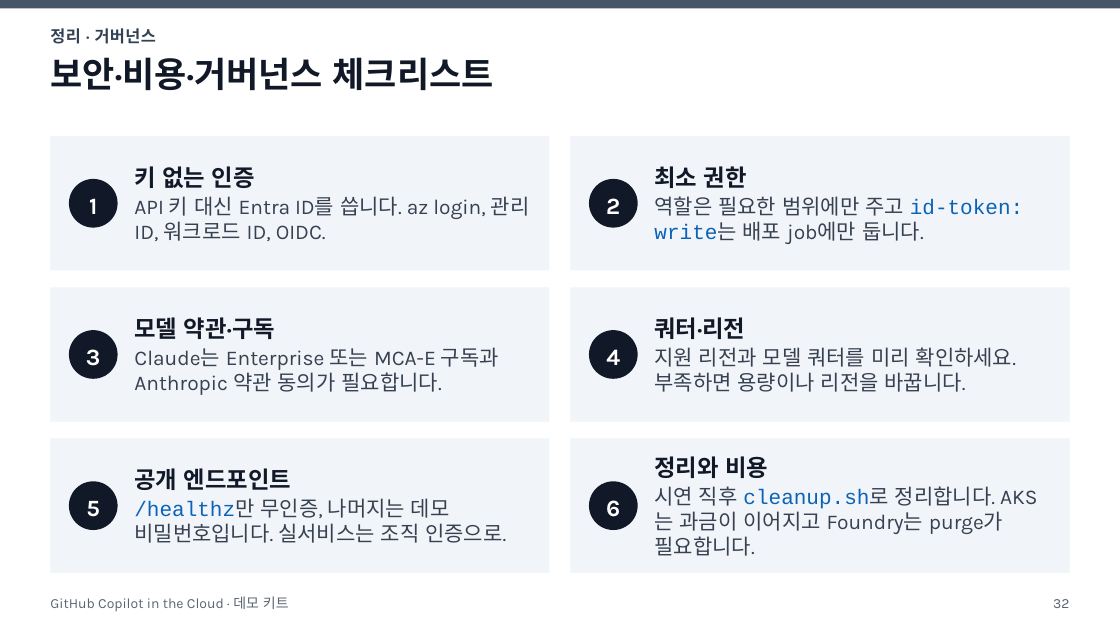
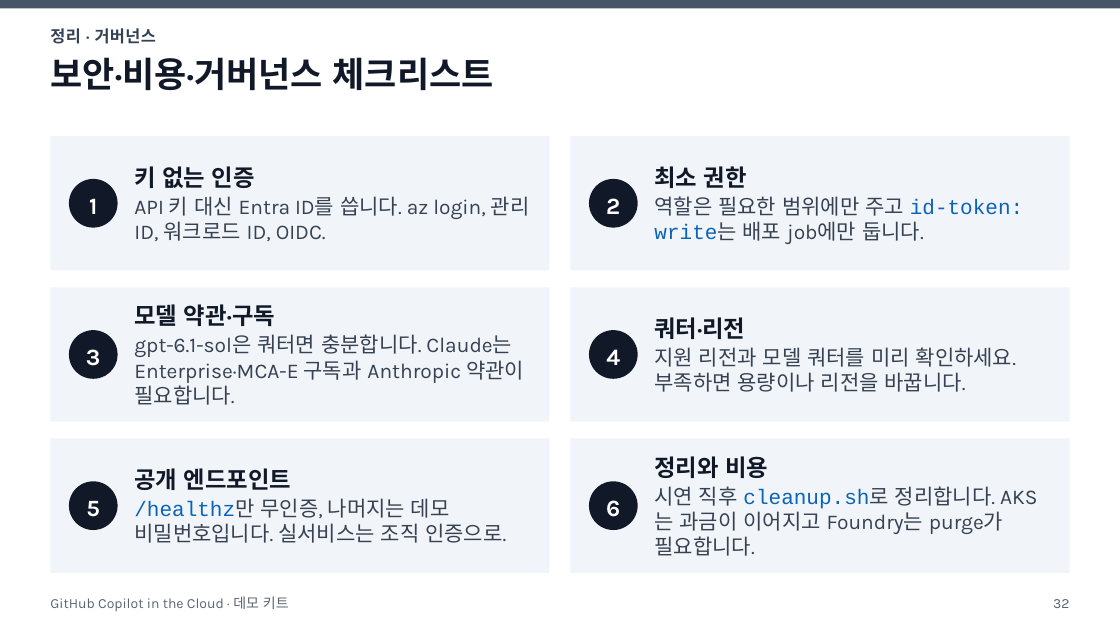
Before and after one commit to junwoojeong100/ghcp-in-the-cloud, a slide deck: slide 32 of slides/demo-presentation-ko.pptx. Drawn at 1120x630 pixels with LibreOffice and Linux fonts; fonts in the diff are those of the drawing. Boxes give left, top, right and bottom in pixels: in the first picture for what was removed or moved away, otherwise in the second. Text is boxed around its words. In the diff, an @@ line names an element or a change of style, - is before the commit and + after.

```diff
--- a/slides/demo-presentation-ko.pptx
+++ b/slides/demo-presentation-ko.pptx
@@ text at <box>134,334,524,405</box>: text changed @@
-Claude는 Enterprise 또는 MCA-E 구독과 Anthropic 약관 동의가 필요합니다.
+gpt-6.1-sol은 쿼터면 충분합니다. Claude는 Enterprise·MCA-E 구독과 Anthropic 약관이 필요합니다.
```
Also in this commit, not shown: 9 other slides changed, 25 other files.
